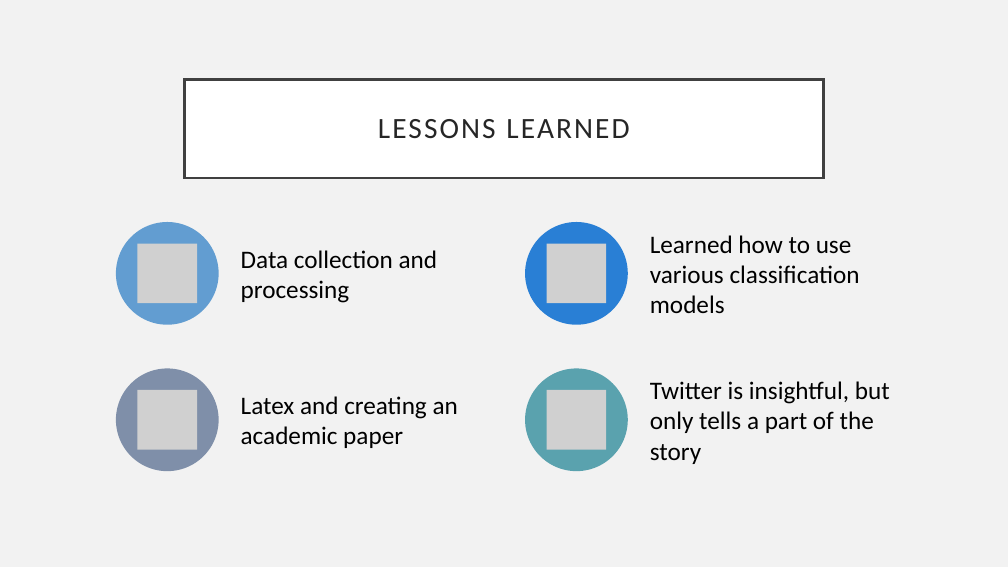
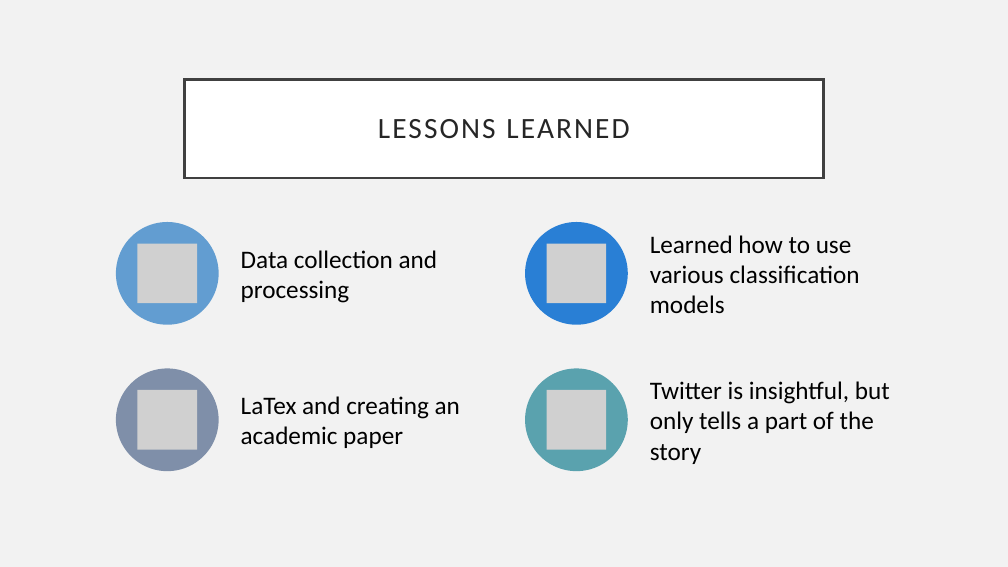
Before and after one commit to oliviaroy20/SocialSensing, a slide deck: slide 19 of Final Presentation.pptx. Drawn at 1008x567 pixels with LibreOffice and Linux fonts; fonts in the diff are those of the drawing; grey boxes stand for pictures. Boxes give left, top, right and bottom in pixels: in the first picture for what was removed or moved away, otherwise in the second. Text is boxed around its words. In the diff, an @@ line names an element or a change of style, - is before the commit and + after.

Commit message:
Finished presentation slides

```diff
--- a/Final Presentation.pptx
+++ b/Final Presentation.pptx
@@ text at [241,396,460,448]: text changed @@
-Latex and creating an academic paper
+LaTex and creating an academic paper
```
Also in this commit, not shown: 1 other slide changed, 1 slide added, 1 slide removed.
